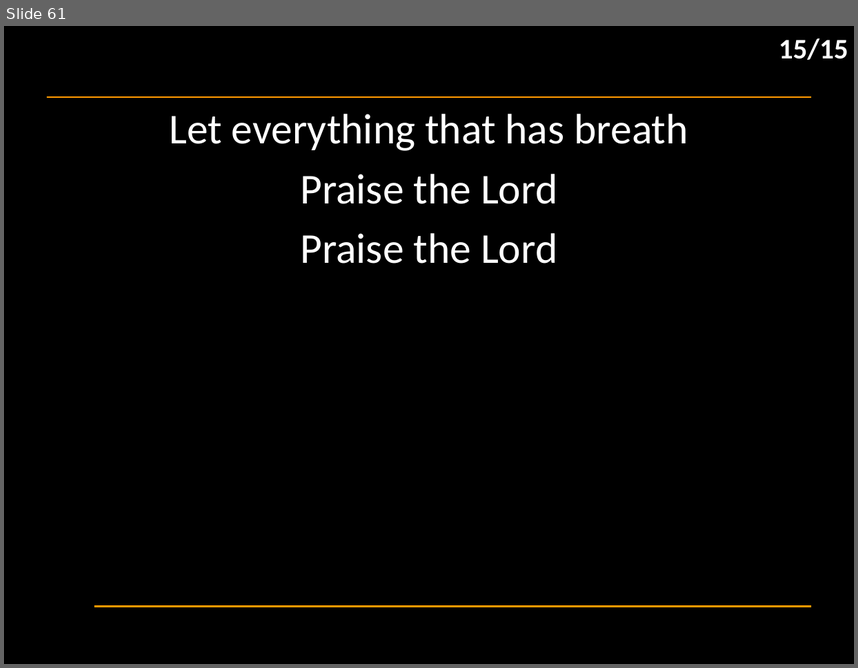
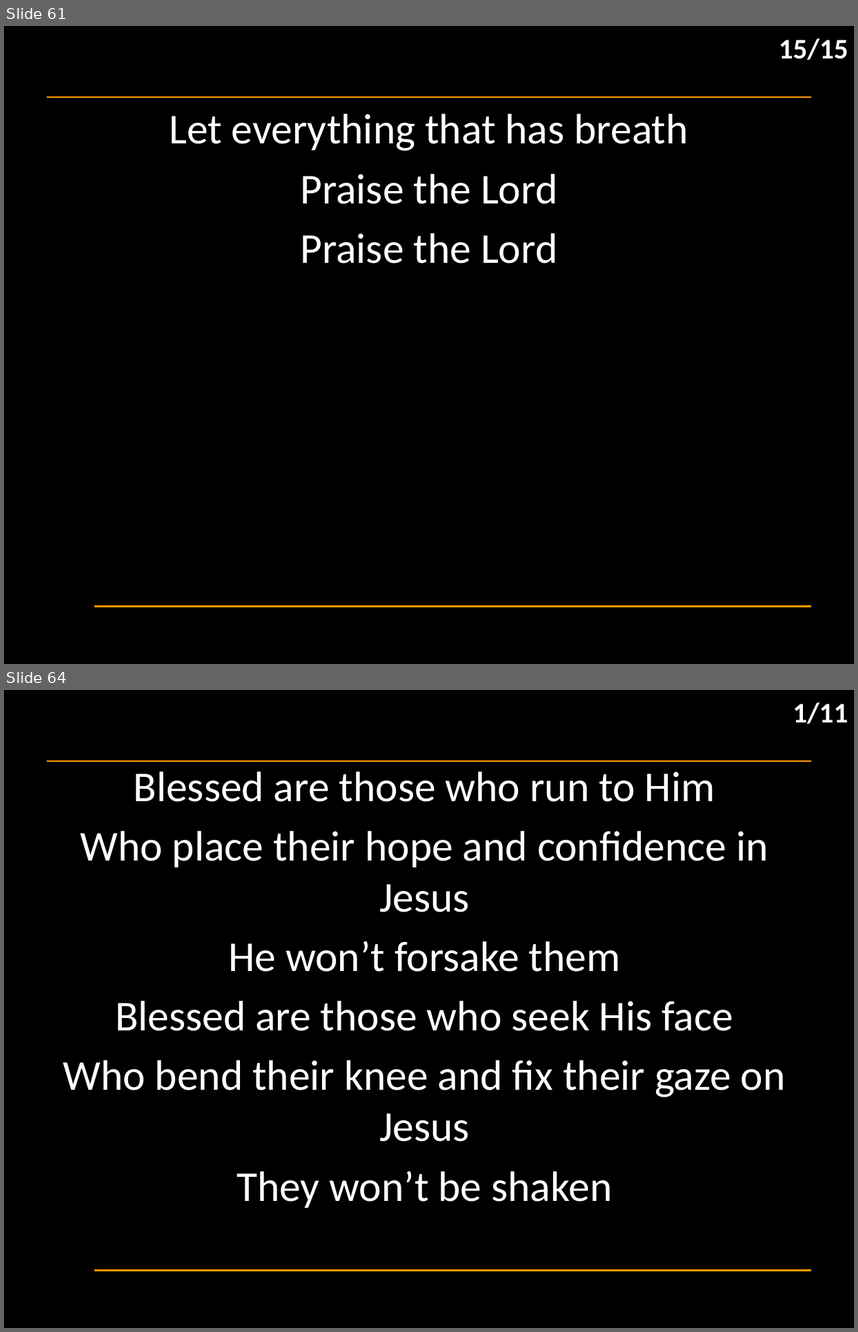
Before and after one commit to hoo-are-ya/worship, a slide deck: docs/songs_2025-12-31.pptx. Shown one above the other, each under a label of ours: slide 61 before the commit, slides 61 and 64 after it; the slides between them are not shown. The pictures are 858x668 and 858x1332 pixels, drawn with LibreOffice and Linux fonts; fonts in the diff are those of the drawing; background and template pictures are left out. Boxes give left, top, right and bottom in pixels: in the first picture for what was removed or moved away, otherwise in the second. Text is boxed around its words. In the diff, an @@ line names an element or a change of style, - is before the commit and + after.

```diff
--- a/docs/songs_2025-12-31.pptx
+++ b/docs/songs_2025-12-31.pptx
@@ slide 64 added at box(4, 690, 854, 1328), background #000000; not listed: 2 template elements that a slide beside it also shows @@
@@ text added at box(793, 702, 848, 724), 24 pt, text #FFFFFF, bold @@
+1/11
@@ subtitle added at box(63, 771, 786, 1208), 36 pt, text #FFFFFF @@
+Blessed are those who run to Him
+Who place their hope and confidence in Jesus
+He won’t forsake them
+Blessed are those who seek His face
+Who bend their knee and fix their gaze on Jesus
+They won’t be shaken
```
Also in this commit, not shown: 2 slides changed, 12 other slides added, 1 other file.
